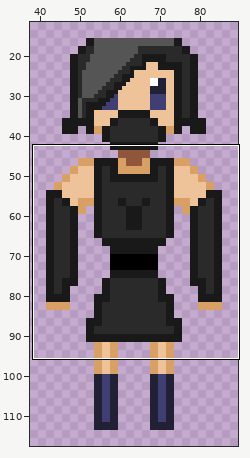
Sprite sheet -- assets/entities/player/player ninja.png. The first picture is a wide view before the edit; the outline marks the close-up.
Close-up. Before:
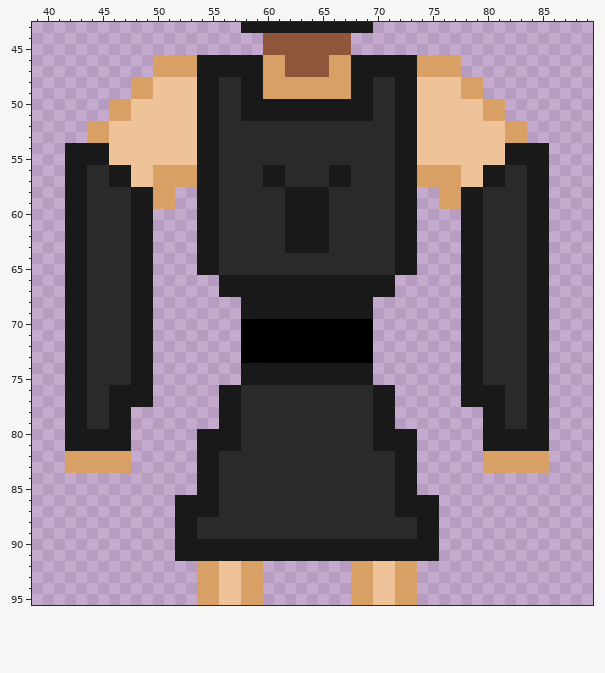
The file is 128x128 pixels. Shown: x 39..89, y 43..95. The wide view leaves out empty margins.
The same view after the edit:
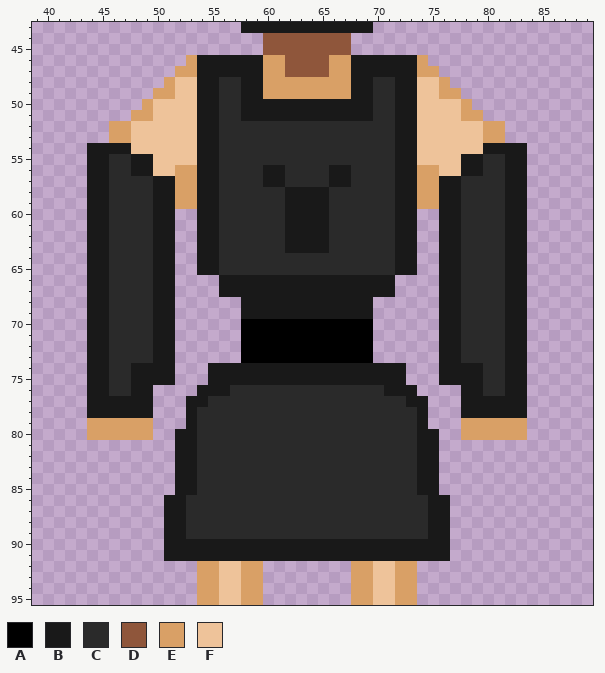
Palette (. is transparent): A #000000  B #191919  C #2a2a2a  D #8f563b  E #d9a066  F #eec39a
From old to new:
Changed rows in their new state; - is an unchanged pixel.
first column x 42:
46 --------...----------------------...--------
47 --------..------------------------..--------
48 ------...E------------------------E...------
49 ------..EE------------------------EE..------
50 ----...E----------------------------E...----
51 ----..EE----------------------------EE..----
52 --..EE--------------------------------EE..--
53 --..EE--------------------------------EE..--
54 ..--BB--------------------------------BB--..
55 ..--CCBB----------------------------BBCC--..
56 ..BBCCBBFF------------------------FFBBCCBB..
57 ..BBCCCCBB------------------------BBCCCCBB..
58 ..BB--CCBBEE--------------------EEBBCC--BB..
59 ..BB--CCBBEE--------------------EEBBCC--BB..
60 ..BB--CCBB------------------------BBCC--BB..
61 ..BB--CCBB------------------------BBCC--BB..
62 ..BB--CCBB------------------------BBCC--BB..
63 ..BB--CCBB------------------------BBCC--BB..
64 ..BB--CCBB------------------------BBCC--BB..
65 ..BB--CCBB------------------------BBCC--BB..
66 ..BB--CCBB------------------------BBCC--BB..
67 ..BB--CCBB------------------------BBCC--BB..
68 ..BB--CCBB------------------------BBCC--BB..
69 ..BB--CCBB------------------------BBCC--BB..
70 ..BB--CCBB------------------------BBCC--BB..
71 ..BB--CCBB------------------------BBCC--BB..
72 ..BB--CCBB------------------------BBCC--BB..
73 ..BB--CCBB------------------------BBCC--BB..
74 ..BB----BB---BBB------------BBB---BB----BB..
75 ..BB----BB---BBB------------BBB---BB----BB..
76 ..BBCC------BB-C------------C-BB------CCBB..
77 ..BB-------BBCCC------------CCCBB-------BB..
78 ..BB--BB---BCCCC------------CCCCB---BB--BB..
79 ..EEEEEE---BCCCC------------CCCCB---EEEEEE..
80 ..EEEEEE--BBCCCC------------CCCCBB--EEEEEE..
81 ......----BBCCCC------------CCCCBB----......
82 ......----BBCC----------------CCBB----......
83 ......----BBCC----------------CCBB----......
84 ----------BBCC----------------CCBB----------
85 ----------BBCC----------------CCBB----------
86 ---------B-CCC----------------CCC-B---------
87 ---------B-CCC----------------CCC-B---------
88 ---------B-C--------------------C-B---------
89 ---------B-C--------------------C-B---------
90 ---------B------------------------B---------
91 ---------B------------------------B---------
Changed places in both close-ups, as pixel boxes (x1, y1, x2, y2):
changed: (65, 55, 241, 561)
changed: (373, 55, 549, 561)
